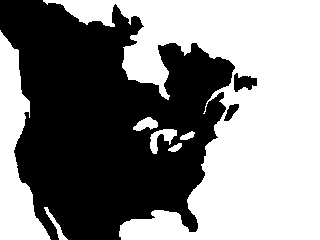
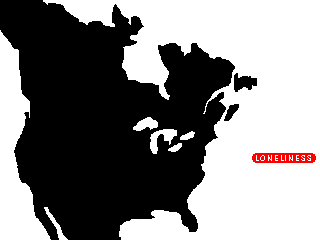
Revision of a layered 320×240 image; what changed, layer by layer:
added layer "LONELINESS" above "Layer #3" over [257, 155, 311, 161]
painted on "Layer #3" over [252, 153, 316, 163]
